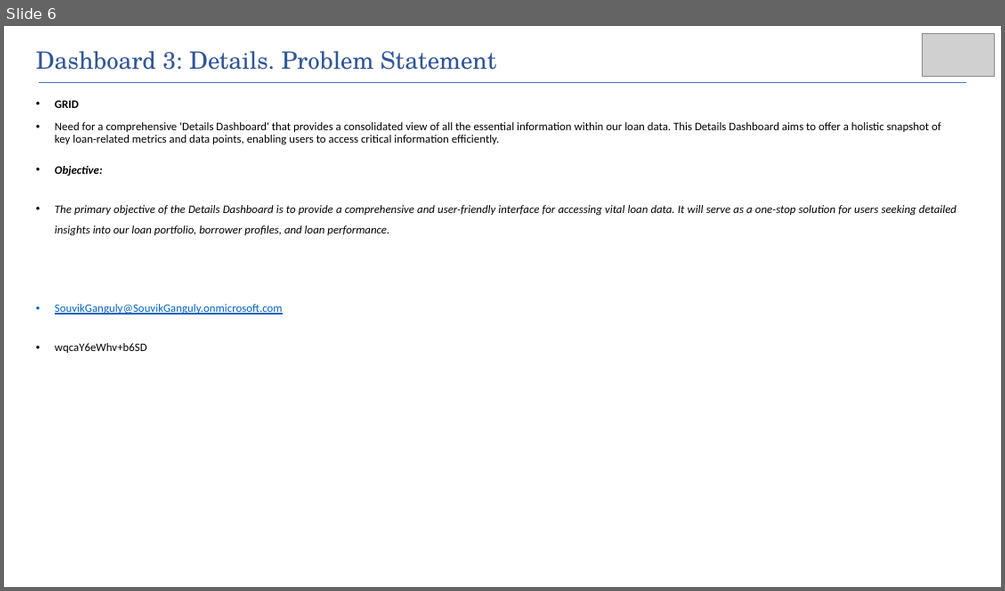
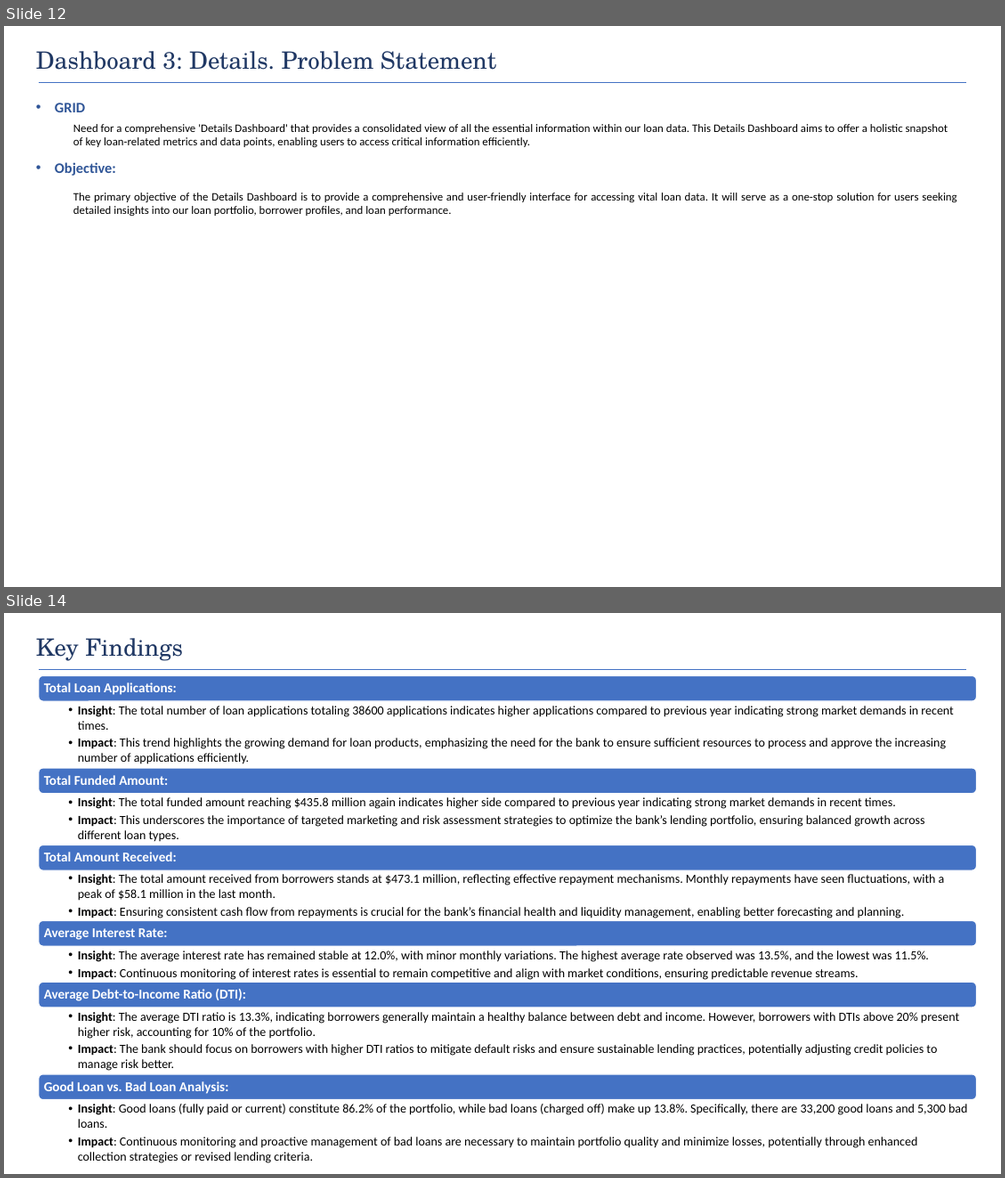
Before and after one commit to ds-souvik/Bank_Loan_Analysis_with_PowerBI_Dashboards, a slide deck: Loan Data Analysis and Dashboard Presentation.pptx. Shown one above the other, each under a label of ours: slide 6 before the commit, slides 12 and 14 after it; the slides between them are not shown. The pictures are 1005x591 and 1005x1178 pixels, drawn with LibreOffice and Linux fonts; fonts in the diff are those of the drawing; grey boxes stand for pictures. Boxes give left, top, right and bottom in pixels: in the first picture for what was removed or moved away, otherwise in the second. Text is boxed around its words. In the diff, an @@ line names an element or a change of style, - is before the commit and + after.

```diff
--- a/Loan Data Analysis and Dashboard Presentation.pptx
+++ b/Loan Data Analysis and Dashboard Presentation.pptx
@@ slide 14 added at <box>4,613,1001,1174</box>, background #FFFFFF @@
@@ text added at <box>36,638,183,661</box>, 23 pt, text #203864 @@
+Key Findings
@@ line added from (39, 669) to (966, 669), #4472C4 1 pt @@
@@ group added at <box>39,676,976,1163</box>: 12 texts, 6 rounded rectangles @@
+Total Loan Applications:
+  • Insight: The total number of loan applications totaling 38600 applications indicates higher applications compared to previous year indicating strong market demands in recent times.
+  • Impact: This trend highlights the growing demand for loan products, emphasizing the need for the bank to ensure sufficient resources to process and approve the increasing number of applications efficiently.
+Total Funded Amount:
+  • Insight: The total funded amount reaching $435.8 million again indicates higher side compared to previous year indicating strong market demands in recent times.
+  • Impact: This underscores the importance of targeted marketing and risk assessment strategies to optimize the bank’s lending portfolio, ensuring balanced growth across different loan types.
+Total Amount Received:
+  • Insight: The total amount received from borrowers stands at $473.1 million, reflecting effective repayment mechanisms. Monthly repayments have seen fluctuations, with a peak of $58.1 million in the last month.
+  • Impact: Ensuring consistent cash flow from repayments is crucial for the bank’s financial health and liquidity management, enabling better forecasting and planning.
+Average Interest Rate:
+  • Insight: The average interest rate has remained stable at 12.0%, with minor monthly variations. The highest average rate observed was 13.5%, and the lowest was 11.5%.
+  • Impact: Continuous monitoring of interest rates is essential to remain competitive and align with market conditions, ensuring predictable revenue streams.
+Average Debt-to-Income Ratio (DTI):
+  • Insight: The average DTI ratio is 13.3%, indicating borrowers generally maintain a healthy balance between debt and income. However, borrowers with DTIs above 20% present higher risk, accounting for 10% of the portfolio.
+  • Impact: The bank should focus on borrowers with higher DTI ratios to mitigate default risks and ensure sustainable lending practices, potentially adjusting credit policies to manage risk better.
+Good Loan vs. Bad Loan Analysis:
+  • Insight: Good loans (fully paid or current) constitute 86.2% of the portfolio, while bad loans (charged off) make up 13.8%. Specifically, there are 33,200 good loans and 5,300 bad loans.
+  • Impact: Continuous monitoring and proactive management of bad loans are necessary to maintain portfolio quality and minimize losses, potentially through enhanced collection strategies or revised lending criteria.
@@ what was slide 6 is now slide 12 @@
@@ slide 12 changed as well @@
@@ text "Dashboard 3: Details. Problem Statement" at <box>36,51,496,70</box>: text colour #2F5597 to #203864 @@
@@ picture removed at <box>922,33,995,76</box> @@
@@ text "GRID" at <box>55,103,956,216</box>: size 11 to 14 pt, text colour #000000 to #2F5597 in "GRID", "Objective:"; italic off in "Objective:", "The primary objective of the Details Dashboard ..."; line spacing 0.9 to 1; bullet • to none; list level 1 to 2 in "Need for a comprehensive 'Details ..."; line spacing 1.5 to 1; list level 1 to 2 in "The primary objective of the ..." @@
@@ text at <box>55,304,283,353</box>: paragraphs removed @@
-• SouvikGanguly@SouvikGanguly.onmicrosoft.com
-• wqcaY6eWhv+b6SD
```
Also in this commit, not shown: 5 other slides changed, 10 other slides added, 18 slides removed, 1 other file.
